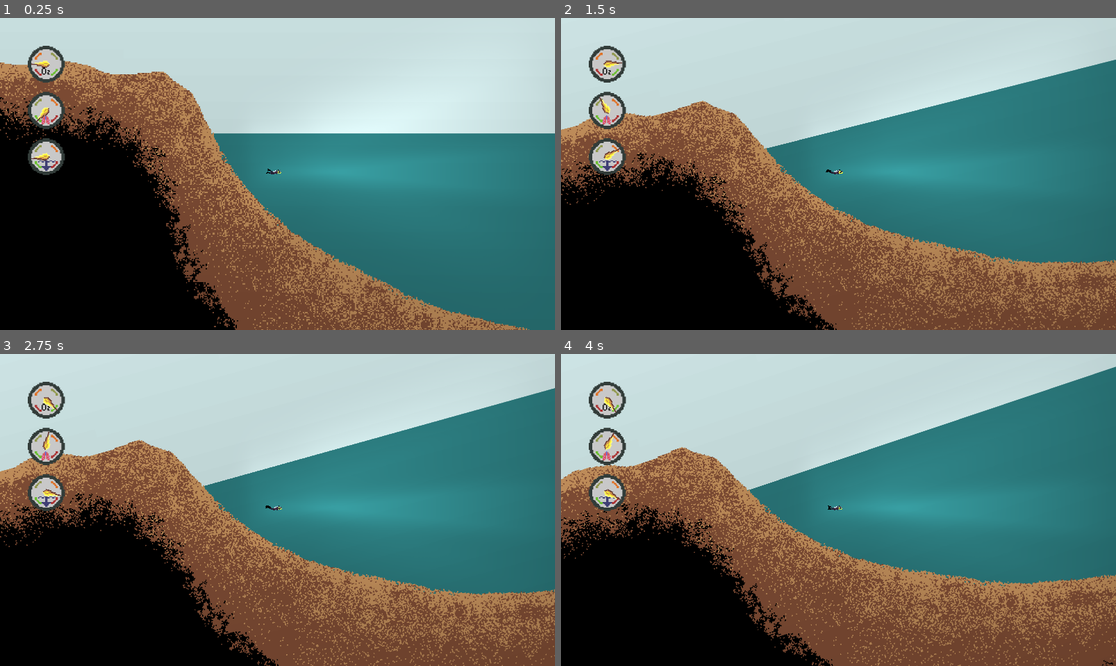
Above: before the commit, frames 1-4 (two rows, left to right).
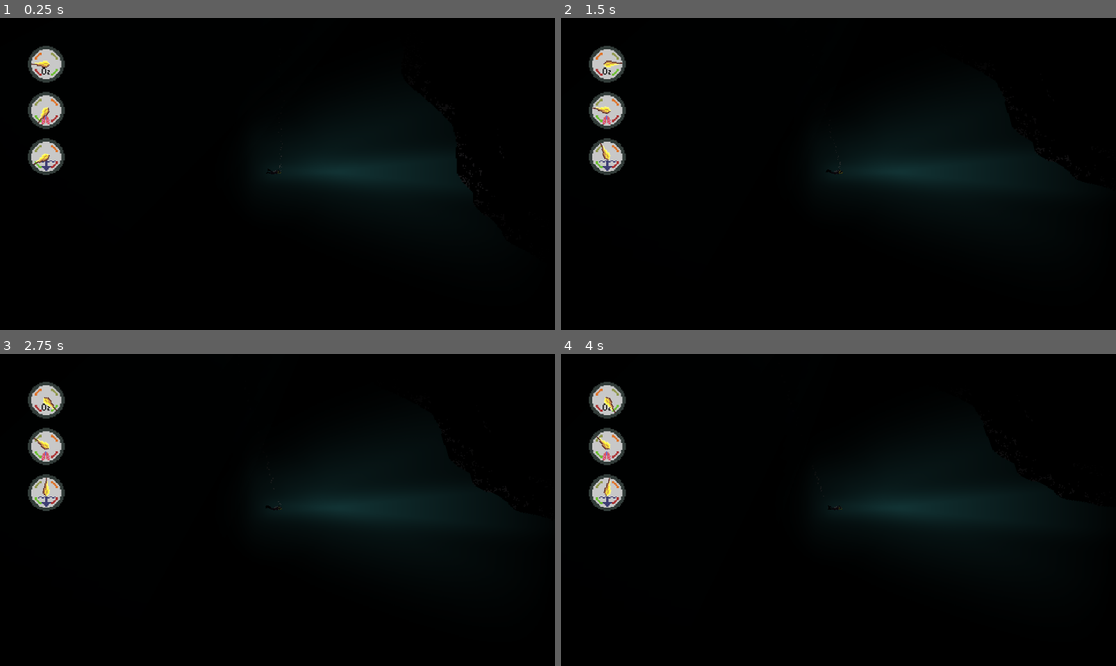
Above: after the commit, the same moments.

Repository: BrothersChimes/aphosis
Game: Godot game, scene res://map_and_lighting.tscn
Same seed, same stepped clock (60 frames per second), same inputs: the game is played once before the commit and once after it. This scene is started directly instead of the project's main scene.
Inputs:
- Up to frame 1 (0.25 s): no input
- Up to frame 2 (1.5 s): hold Right (right_button) 0.53-1.28 s; hold Space (sprint) 0.53-1.28 s; hold Left (left_button) from 1.28 s (still down); tap Space (sprint) at 1.35 s
- Up to frame 3 (2.75 s): release Left (left_button) at 2.03 s; hold Right (right_button) from 2.03 s (still down); hold Space (sprint) from 2.03 s (still down)
- Up to frame 4 (4 s): release Right (right_button) at 2.78 s; release Space (sprint) at 2.78 s; hold Up (up_button) 2.78-3.53 s; tap Space (sprint) at 2.85 s; hold Left (left_button) from 3.53 s (still down); hold Space (sprint) from 3.53 s (still down)

The runs differ from the first frame. In frame 1, 78% of the frame differs, in the area x 0-100%, y 0-100%; in frame 2, 81%; in frame 3, 81%; in frame 4, 83%.
Error before the commit: Invalid assignment of property or key 'emitting' with value of type 'bool' on a base object of type 'null instance'. (res://player.gd:72)

Commit message:
Minor changes to player.

Diff:
--- a/map_and_lighting.tscn
+++ b/map_and_lighting.tscn
@@ -67,7 +67,7 @@
 color = Color(0.880927, 0.979613, 0.982186, 1)
 
 [node name="Player" parent="." instance=ExtResource("4_k1fx0")]
-position = Vector2(1914, 948)
+position = Vector2(2073, 4607)
 rotation = 1.5708
 
 [node name="Camera2D" type="Camera2D" parent="Player"]
@@ -78,10 +78,10 @@
 [node name="ColorRect" type="ColorRect" parent="Player/Camera2D"]
 z_index = -7
 z_as_relative = false
-offset_left = -1373.0
-offset_top = -977.0
-offset_right = 1578.0
-offset_bottom = 980.0
+offset_left = -2944.0
+offset_top = -2230.0
+offset_right = 3103.0
+offset_bottom = 2309.0
 color = Color(0.182122, 0.514698, 0.527075, 1)
 
 [node name="Flashlight" type="PointLight2D" parent="Player"]
--- a/player.gd
+++ b/player.gd
@@ -33,8 +33,10 @@
 var consumption_multiplier = min_consumption_multiplier
 
 #depth system
-const max_depth_possible = 1080.0
+const max_depth_possible = 8500.0
 @onready var current_depth = position.y
+
+const camera_resize_start = 5000
 
 func get_consumption():
 	var depth_ratio = (current_depth / max_depth_possible)
@@ -68,13 +70,29 @@
 	apply_depth()
 	consumption = get_consumption()
 	suck_oxy(delta)
+	sprint_bubblers()
+	camera_with_depth()
+
+
+func sprint_bubblers():
 	if Input.is_action_just_pressed('sprint'):
 		$Bubblegen/ManyParticles.emitting = true
 		$Bubblegen/FewParticles.emitting = false
-
 	elif Input.is_action_just_released('sprint'):
 		$Bubblegen/ManyParticles.emitting = false
 		$Bubblegen/FewParticles.emitting = true
+
+@onready var camera_node = $Camera2D
+
+func camera_with_depth():
+	if position.y > camera_resize_start:
+		var scaling_factor = 1.0 + clampf(position.y - camera_resize_start, 0.0, 3000.0) / 1000
+		camera_node.zoom.x = 1.0 / scaling_factor
+		camera_node.zoom.y = 1.0 / scaling_factor
+	else:
+		camera_node.zoom.x = 1
+		camera_node.zoom.y = 1
+
 
 func _physics_process(delta: float) -> void:
 
--- a/player.tscn
+++ b/player.tscn
@@ -1,7 +1,8 @@
-[gd_scene load_steps=20 format=3 uid="uid://44wdpnlupmm2"]
+[gd_scene load_steps=21 format=3 uid="uid://44wdpnlupmm2"]
 
 [ext_resource type="Script" path="res://player.gd" id="1_3toru"]
 [ext_resource type="Texture2D" uid="uid://cu8qoswvpwk7n" path="res://Assets/Player/swim_slow.png" id="1_p1fdi"]
+[ext_resource type="PackedScene" uid="uid://cpdmv3ofwci2b" path="res://bubblegen.tscn" id="3_ppc1w"]
 
 [sub_resource type="PhysicsMaterial" id="PhysicsMaterial_xewo8"]
 friction = 0.1
@@ -134,3 +135,6 @@
 sprite_frames = SubResource("SpriteFrames_wm7sl")
 animation = &"swim_slow"
 autoplay = "swim_slow"
+
+[node name="Bubblegen" parent="." instance=ExtResource("3_ppc1w")]
+position = Vector2(1, -5)
